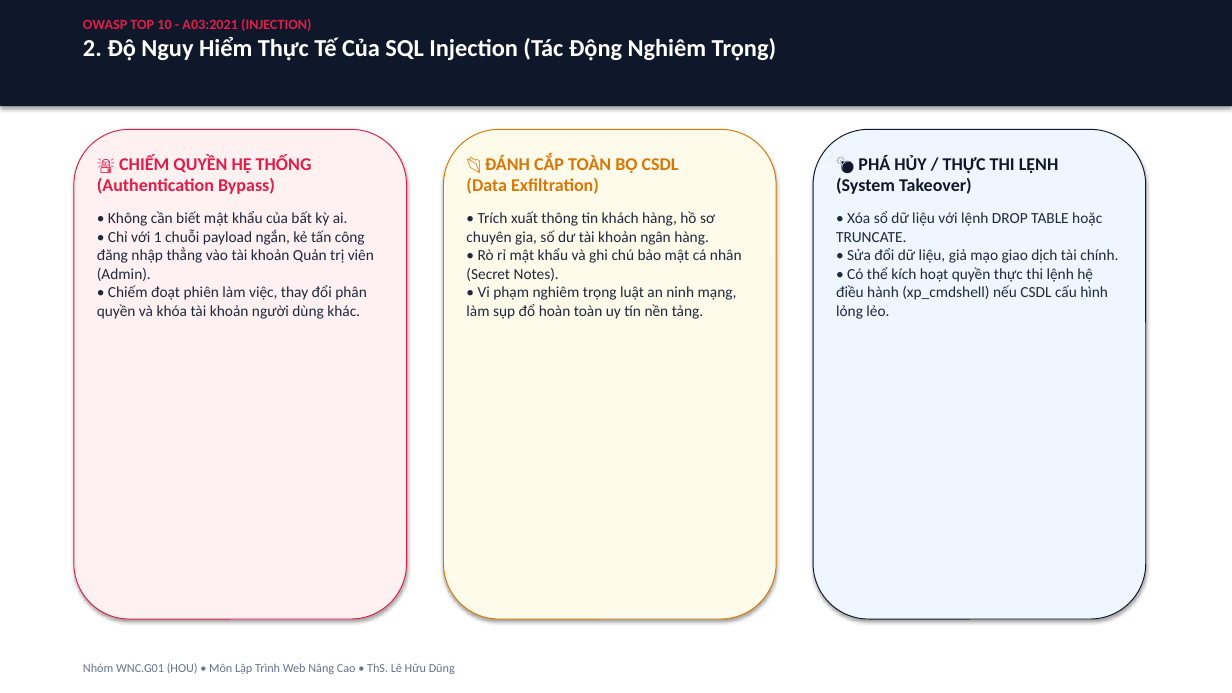
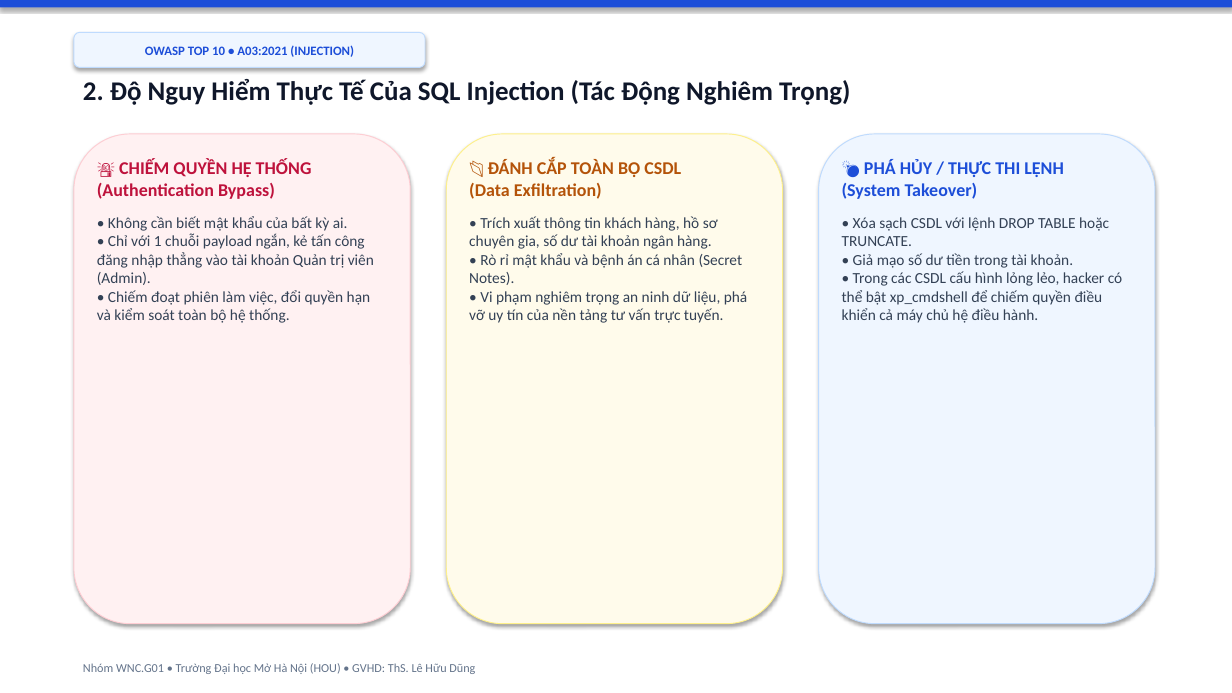
Before and after one commit to hocjsoo/OWASP_Demo, a slide deck: slide 3 of Slide_OWASP_SQL_Injection.pptx. Drawn at 1232x693 pixels with LibreOffice and Linux fonts; fonts in the diff are those of the drawing. Boxes give left, top, right and bottom in pixels: in the first picture for what was removed or moved away, otherwise in the second. Text is boxed around its words. In the diff, an @@ line names an element or a change of style, - is before the commit and + after.

Commit message:
feat: redesign entire presentation with modern Gamma/Canva light theme optimized for classroom projectors

```diff
--- a/Slide_OWASP_SQL_Injection.pptx
+++ b/Slide_OWASP_SQL_Injection.pptx
@@ rectangle: place and size @@
-rectangle at <box>0,0,1232,106</box>
+rectangle at <box>0,0,1232,7</box>
@@ rectangle at <box>0,0,1232,7</box>: fill #0F172A to #1D4ED8 @@
@@ text at <box>83,18,311,31</box>: paragraph removed @@
-OWASP TOP 10 - A03:2021 (INJECTION)
@@ rounded rectangle added at <box>74,32,425,67</box>, fill #EFF6FF, outline #BFDBFE 0.75 pt, 10 pt, text #1D4ED8, bold @@
+OWASP TOP 10 • A03:2021 (INJECTION)
@@ text "2. Độ Nguy Hiểm Thực ...": place and size @@
-text "2. Độ Nguy Hiểm Thực ..." at <box>83,18,776,61</box>
+text "2. Độ Nguy Hiểm Thực ..." at <box>83,79,850,105</box>
@@ text "2. Độ Nguy Hiểm Thực ..." at <box>83,79,850,105</box>: size 19 to 21 pt, text colour #FFFFFF to #0F172A @@
@@ rounded rectangle: place and size @@
-rounded rectangle at <box>74,129,407,619</box>
+rounded rectangle at <box>74,134,410,624</box>
@@ rounded rectangle at <box>74,134,410,624</box>: outline #E11D48 0.75 pt to #FECDD3 0.75 pt @@
@@ rounded rectangle: place and size @@
-rounded rectangle at <box>444,129,776,619</box>
+rounded rectangle at <box>446,134,783,624</box>
@@ rounded rectangle at <box>446,134,783,624</box>: outline #D97706 0.75 pt to #FEF08A 0.75 pt @@
@@ rounded rectangle: place and size @@
-rounded rectangle at <box>813,129,1146,619</box>
+rounded rectangle at <box>819,134,1155,624</box>
@@ rounded rectangle at <box>819,134,1155,624</box>: outline #0F172A 0.75 pt to #BFDBFE 0.75 pt @@
@@ text at <box>97,160,312,199</box>: text colour #E11D48 to #BE123C in "🚨 CHIẾM QUYỀN HỆ THỐNG (Authentication Bypass)" @@
@@ text at <box>469,160,681,199</box>: text colour #D97706 to #B45309 in "📂 ĐÁNH CẮP TOÀN BỘ CSDL (Data ..." @@
@@ text at <box>842,160,1064,199</box>: text colour #0F172A to #1D4ED8 in "💣 PHÁ HỦY / THỰC THI LỆNH ..." @@
@@ text at <box>97,216,374,323</box>: text changed; text colour #1E293B to #334155 @@
-• Không cần biết mật khẩu của bất kỳ ai.
-• Chỉ với 1 chuỗi payload ngắn, kẻ tấn công đăng nhập thẳng vào tài khoản Quản trị viên (Admin).
-• Chiếm đoạt phiên làm việc, thay đổi phân quyền và khóa tài khoản người dùng khác.
+• Không cần biết mật khẩu của bất kỳ ai.
+• Chỉ với 1 chuỗi payload ngắn, kẻ tấn công đăng nhập thẳng vào tài khoản Quản trị viên (Admin).
+• Chiếm đoạt phiên làm việc, đổi quyền hạn và kiểm soát toàn bộ hệ thống.
@@ text at <box>469,216,748,323</box>: text changed; text colour #1E293B to #334155 @@
-• Trích xuất thông tin khách hàng, hồ sơ chuyên gia, số dư tài khoản ngân hàng.
-• Rò rỉ mật khẩu và ghi chú bảo mật cá nhân (Secret Notes).
-• Vi phạm nghiêm trọng luật an ninh mạng, làm sụp đổ hoàn toàn uy tín nền tảng.
+• Trích xuất thông tin khách hàng, hồ sơ chuyên gia, số dư tài khoản ngân hàng.
+• Rò rỉ mật khẩu và bệnh án cá nhân (Secret Notes).
+• Vi phạm nghiêm trọng an ninh dữ liệu, phá vỡ uy tín của nền tảng tư vấn trực tuyến.
@@ text at <box>842,217,1122,323</box>: text changed; text colour #1E293B to #334155 @@
-• Xóa sổ dữ liệu với lệnh DROP TABLE hoặc TRUNCATE.
-• Sửa đổi dữ liệu, giả mạo giao dịch tài chính.
-• Có thể kích hoạt quyền thực thi lệnh hệ điều hành (xp_cmdshell) nếu CSDL cấu hình lỏng lẻo.
+• Xóa sạch CSDL với lệnh DROP TABLE hoặc TRUNCATE.
+• Giả mạo số dư tiền trong tài khoản.
+• Trong các CSDL cấu hình lỏng lẻo, hacker có thể bật xp_cmdshell để chiếm quyền điều khiển cả máy chủ hệ điều hành.
@@ text at <box>83,663,475,674</box>: text changed @@
-Nhóm WNC.G01 (HOU) • Môn Lập Trình Web Nâng Cao • ThS. Lê Hữu Dũng
+Nhóm WNC.G01 • Trường Đại học Mở Hà Nội (HOU) • GVHD: ThS. Lê Hữu Dũng
```
Also in this commit, not shown: 7 other slides changed, 2 other files.
